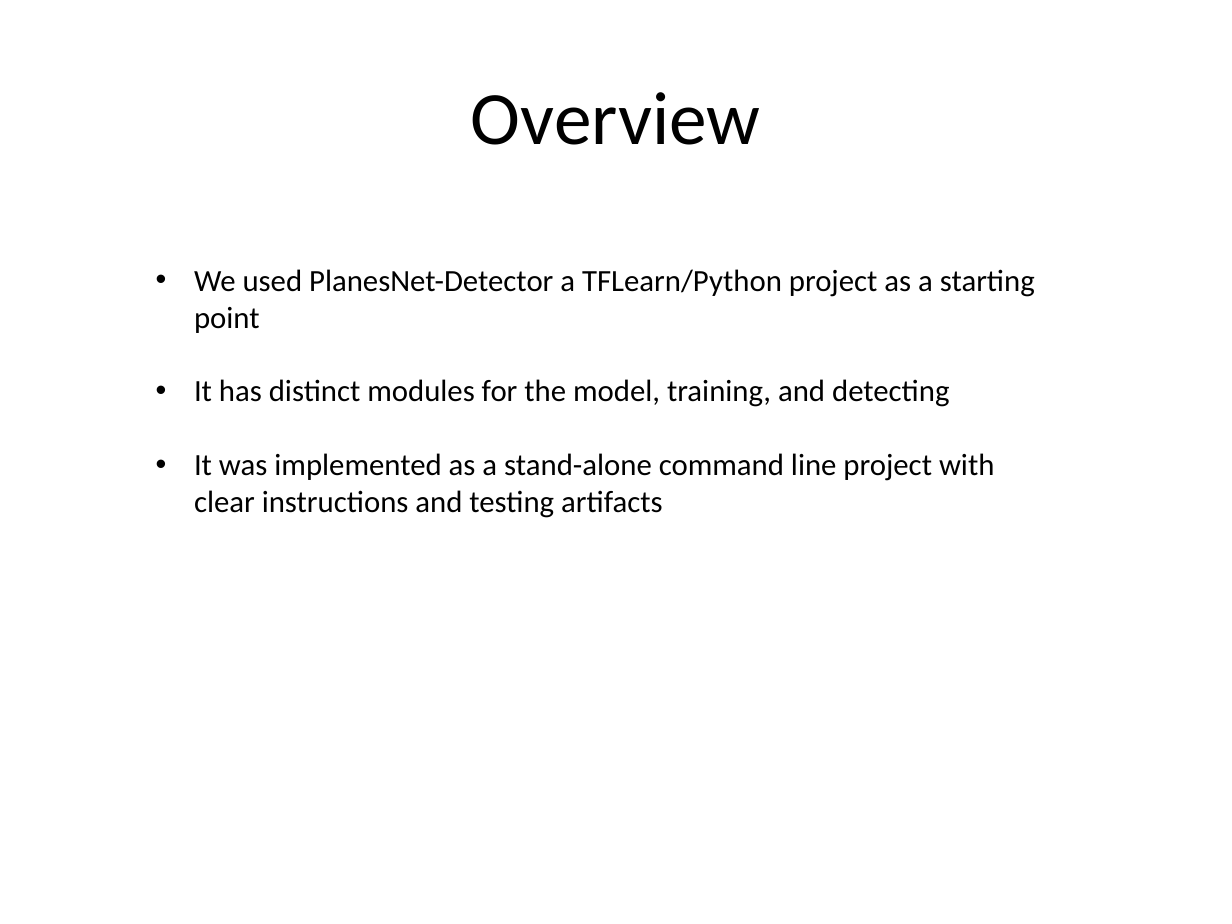
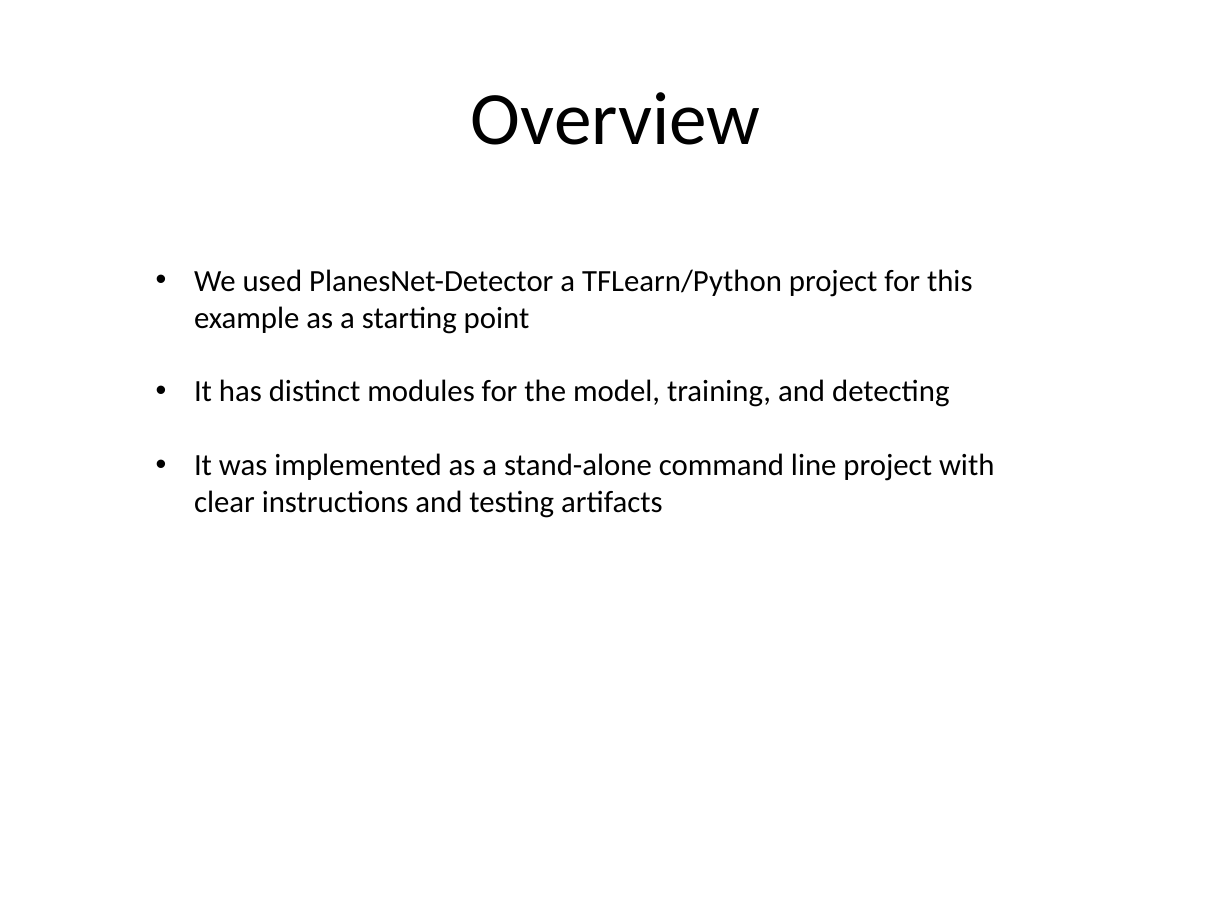
Before and after one commit to kskalvar/aws-sagemaker-planesnet-tflearn-bring-your-own-container, a slide deck: slide 5 of slides/AWS-Sagemaker-Planesnet-TFLearn-Bring-Your-Own-Container.pptx. Drawn at 1232x924 pixels with LibreOffice and Linux fonts; fonts in the diff are those of the drawing. Boxes give left, top, right and bottom in pixels: in the first picture for what was removed or moved away, otherwise in the second. Text is boxed around its words. In the diff, an @@ line names an element or a change of style, - is before the commit and + after.

```diff
--- a/slides/AWS-Sagemaker-Planesnet-TFLearn-Bring-Your-Own-Container.pptx
+++ b/slides/AWS-Sagemaker-Planesnet-TFLearn-Bring-Your-Own-Container.pptx
@@ text at bbox=[194, 269, 973, 334]: text changed @@
-• We used PlanesNet-Detector a TFLearn/Python project as a starting point
+• We used PlanesNet-Detector a TFLearn/Python project for this example as a starting point
```
Also in this commit, not shown: 5 other slides changed, 1 slide added.
